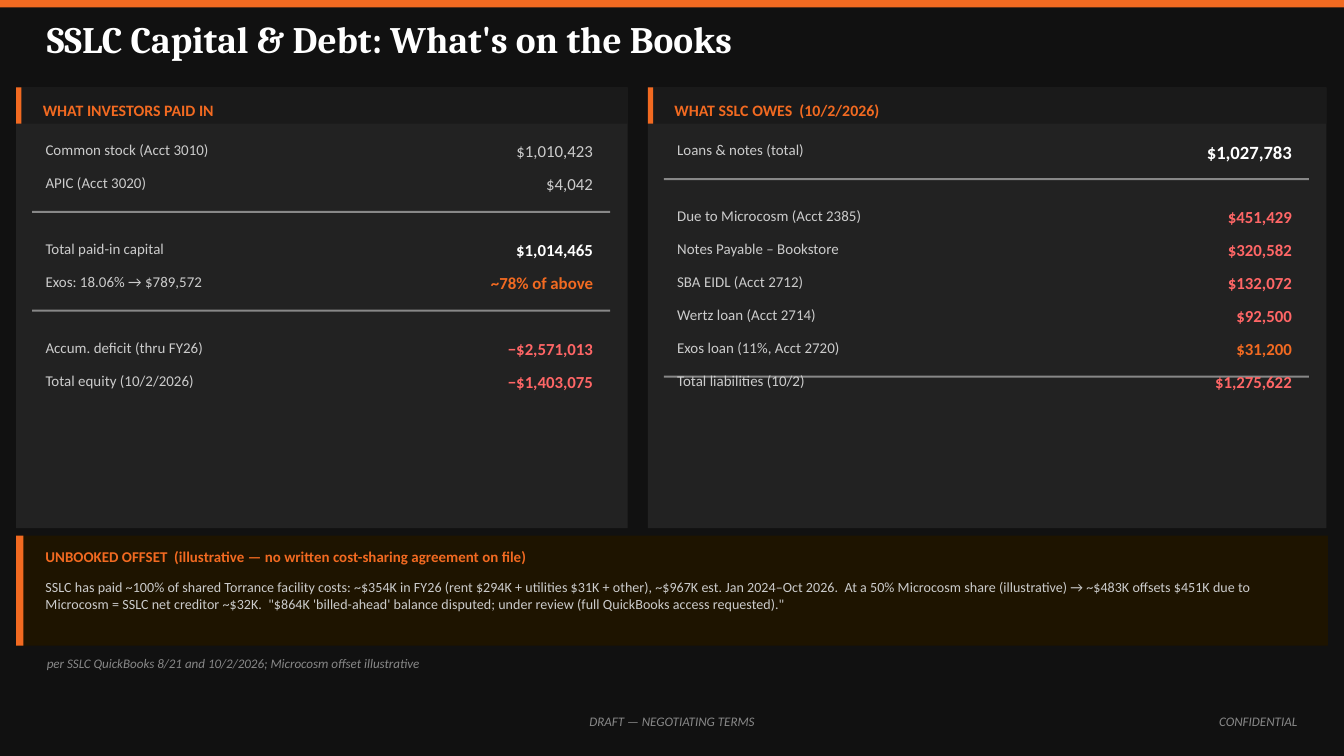
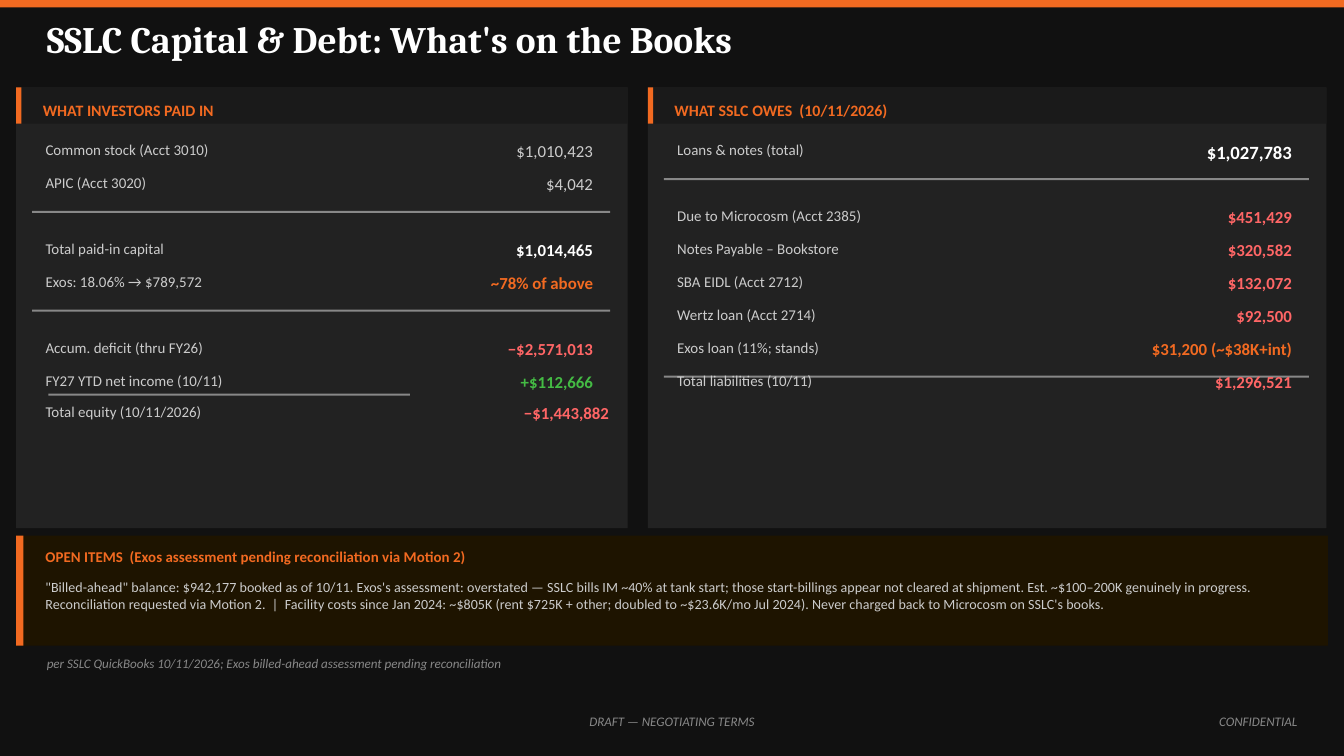
Before and after one commit to ExosAerospace/workspace, a slide deck: slide 4 of drafts/Exos_SSLC_Board_Offer_Overview_2026-10-10_r2.pptx. Drawn at 1344x756 pixels with LibreOffice and Linux fonts; fonts in the diff are those of the drawing. Boxes give left, top, right and bottom in pixels: in the first picture for what was removed or moved away, otherwise in the second. Text is boxed around its words. In the diff, an @@ line names an element or a change of style, - is before the commit and + after.

```diff
--- a/drafts/Exos_SSLC_Board_Offer_Overview_2026-10-10_r2.pptx
+++ b/drafts/Exos_SSLC_Board_Offer_Overview_2026-10-10_r2.pptx
@@ text at bbox=[674, 104, 887, 118]: text changed @@
-WHAT SSLC OWES (10/2/2026)
+WHAT SSLC OWES (10/11/2026)
@@ text at bbox=[677, 342, 819, 355]: text changed @@
-Exos loan (11%, Acct 2720)
+Exos loan (11%; stands)
@@ text at bbox=[1152, 342, 1292, 358]: text changed @@
-$31,200
+$31,200 (~$38K+int)
@@ text at bbox=[46, 375, 222, 388]: text changed @@
-Total equity (10/2/2026)
+FY27 YTD net income (10/11)
@@ text at bbox=[521, 376, 593, 390]: text changed; text colour #FF6666 to #44BB44 @@
-−$1,403,075
++$112,666
@@ text at bbox=[677, 375, 812, 388]: text changed @@
-Total liabilities (10/2)
+Total liabilities (10/11)
@@ text at bbox=[1215, 376, 1292, 390]: text changed @@
-$1,275,622
+$1,296,521
@@ text added at bbox=[46, 406, 201, 420], 8 pt, text #CCCCCC @@
+Total equity (10/11/2026)
@@ rectangle added at bbox=[48, 394, 410, 395], fill #888888 @@
@@ text added at bbox=[524, 407, 609, 421], 9 pt, text #FF6666, bold @@
+−$1,443,882
@@ text at bbox=[45, 551, 465, 565]: text changed @@
-UNBOOKED OFFSET (illustrative — no written cost-sharing agreement on file)
+OPEN ITEMS (Exos assessment pending reconciliation via Motion 2)
@@ text at bbox=[45, 582, 1251, 612]: text changed @@
-SSLC has paid ~100% of shared Torrance facility costs: ~$354K in FY26 (rent $294K + utilities $31K + other), ~$967K est. Jan 2024–Oct 2026. At a 50% Microcosm share (illustrative) → ~$483K offsets $451K due to Microcosm = SSLC net creditor ~$32K. "$864K 'billed-ahead' balance disputed; under review (full QuickBooks access requested)."
+"Billed-ahead" balance: $942,177 booked as of 10/11. Exos's assessment: overstated — SSLC bills IM ~40% at tank start; those start-billings appear not cleared at shipment. Est. ~$100–200K genuinely in progress. Reconciliation requested via Motion 2. | Facility costs since Jan 2024: ~$805K (rent $725K + other; doubled to ~$23.6K/mo Jul 2024). Never charged back to Microcosm on SSLC's books.
@@ text at bbox=[47, 659, 501, 670]: text changed @@
-per SSLC QuickBooks 8/21 and 10/2/2026; Microcosm offset illustrative
+per SSLC QuickBooks 10/11/2026; Exos billed-ahead assessment pending reconciliation
```
Also in this commit, not shown: 2 other slides changed, 4 other files.
